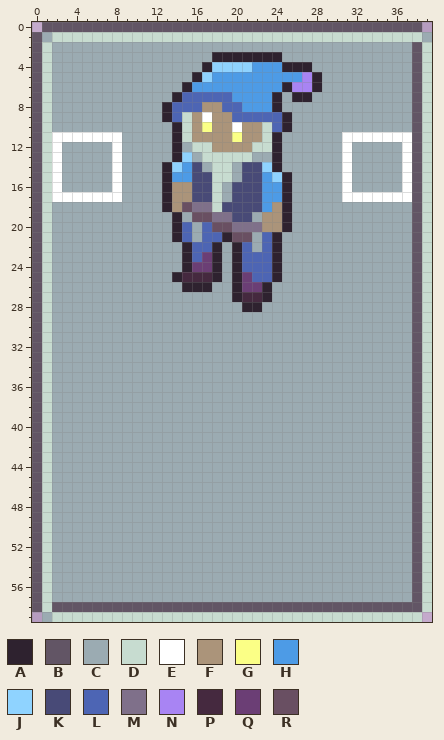
A pixel-art sprite gets an edit: Enamel/Content/CharacterSheet.png. That is the earlier state.
The file is 40x60 pixels.
Palette (. is transparent): A #2e222f  B #625565  C #9babb2  D #c7dcd0  E #ffffff  F #ab947a  G #fbff86  H #4d9be6  J #8fd3ff  K #484a77  L #4d65b4  M #7f708a  N #a884f3  P #45293f  Q #6b3e75  R #694f62
Pixels before, first column x 0:
 0 .BBBBBBBBBBBBBBBBBBBBBBBBBBBBBBBBBBBBBB.
 1 BCDDDDDDDDDDDDDDDDDDDDDDDDDDDDDDDDDDDDDC
 2 BDCCCCCCCCCCCCCCCCCCCCCCCCCCCCCCCCCCCCBD
 3 BDCCCCCCCCCCCCCCCCAAAAAAACCCCCCCCCCCCCBD
 4 BDCCCCCCCCCCCCCCCAJJJJHHHAAACCCCCCCCCCBD
 5 BDCCCCCCCCCCCCCCAJHHHHHHHHHNACCCCCCCCCBD
 6 BDCCCCCCCCCCCCCAHHHHHHHHHANNACCCCCCCCCBD
 7 BDCCCCCCCCCCCCALLLLLHHHHACAACCCCCCCCCCBD
 8 BDCCCCCCCCCCCALLLFFLLHHHACCCCCCCCCCCCCBD
 9 BDCCCCCCCCCCCALDFEFFLLLLLACCCCCCCCCCCCBD
10 BDCCCCCCCCCCCCADFGFFEFFDLACCCCCCCCCCCCBD
11 BDEEEEEEECCCCCADFFFFGFFDACCCCCCEEEEEEEBD
12 BDECCCCCECCCCCACDDFFFFDDACCCCCCECCCCCEBD
13 BDECCCCCECCCCCAJCDDDDDCCACCCCCCECCCCCEBD
14 BDECCCCCECCCCAJHKCDDCKKJACCCCCCECCCCCEBD
15 BDECCCCCECCCCAHHKKDDCKKHJACCCCCECCCCCEBD
16 BDECCCCCECCCCAFFKKDCKKKHHACCCCCECCCCCEBD
17 BDEEEEEEECCCCAFFKKDCKKKHHACCCCCEEEEEEEBD
18 BDCCCCCCCCCCCAFRMMDKKKKHFACCCCCCCCCCCCBD
19 BDCCCCCCCCCCCCACRRMMKKCFFACCCCCCCCCCCCBD
20 BDCCCCCCCCCCCCALCLRRMMMFFACCCCCCCCCCCCBD
21 BDCCCCCCCCCCCCALCLLARRCLACCCCCCCCCCCCCBD
22 BDCCCCCCCCCCCCCALLACALCLACCCCCCCCCCCCCBD
23 BDCCCCCCCCCCCCCALQACALLLACCCCCCCCCCCCCBD
24 BDCCCCCCCCCCCCCAQQACALLLACCCCCCCCCCCCCBD
25 BDCCCCCCCCCCCCAPPPACAQLLACCCCCCCCCCCCCBD
26 BDCCCCCCCCCCCCCAAACCAQQACCCCCCCCCCCCCCBD
27 BDCCCCCCCCCCCCCCCCCCAPPACCCCCCCCCCCCCCBD
28 BDCCCCCCCCCCCCCCCCCCCAACCCCCCCCCCCCCCCBD
29 BDCCCCCCCCCCCCCCCCCCCCCCCCCCCCCCCCCCCCBD
30 BDCCCCCCCCCCCCCCCCCCCCCCCCCCCCCCCCCCCCBD
31 BDCCCCCCCCCCCCCCCCCCCCCCCCCCCCCCCCCCCCBD
32 BDCCCCCCCCCCCCCCCCCCCCCCCCCCCCCCCCCCCCBD
33 BDCCCCCCCCCCCCCCCCCCCCCCCCCCCCCCCCCCCCBD
34 BDCCCCCCCCCCCCCCCCCCCCCCCCCCCCCCCCCCCCBD
35 BDCCCCCCCCCCCCCCCCCCCCCCCCCCCCCCCCCCCCBD
36 BDCCCCCCCCCCCCCCCCCCCCCCCCCCCCCCCCCCCCBD
37 BDCCCCCCCCCCCCCCCCCCCCCCCCCCCCCCCCCCCCBD
38 BDCCCCCCCCCCCCCCCCCCCCCCCCCCCCCCCCCCCCBD
39 BDCCCCCCCCCCCCCCCCCCCCCCCCCCCCCCCCCCCCBD
40 BDCCCCCCCCCCCCCCCCCCCCCCCCCCCCCCCCCCCCBD
41 BDCCCCCCCCCCCCCCCCCCCCCCCCCCCCCCCCCCCCBD
42 BDCCCCCCCCCCCCCCCCCCCCCCCCCCCCCCCCCCCCBD
43 BDCCCCCCCCCCCCCCCCCCCCCCCCCCCCCCCCCCCCBD
44 BDCCCCCCCCCCCCCCCCCCCCCCCCCCCCCCCCCCCCBD
45 BDCCCCCCCCCCCCCCCCCCCCCCCCCCCCCCCCCCCCBD
46 BDCCCCCCCCCCCCCCCCCCCCCCCCCCCCCCCCCCCCBD
47 BDCCCCCCCCCCCCCCCCCCCCCCCCCCCCCCCCCCCCBD
48 BDCCCCCCCCCCCCCCCCCCCCCCCCCCCCCCCCCCCCBD
49 BDCCCCCCCCCCCCCCCCCCCCCCCCCCCCCCCCCCCCBD
50 BDCCCCCCCCCCCCCCCCCCCCCCCCCCCCCCCCCCCCBD
51 BDCCCCCCCCCCCCCCCCCCCCCCCCCCCCCCCCCCCCBD
52 BDCCCCCCCCCCCCCCCCCCCCCCCCCCCCCCCCCCCCBD
53 BDCCCCCCCCCCCCCCCCCCCCCCCCCCCCCCCCCCCCBD
54 BDCCCCCCCCCCCCCCCCCCCCCCCCCCCCCCCCCCCCBD
55 BDCCCCCCCCCCCCCCCCCCCCCCCCCCCCCCCCCCCCBD
56 BDCCCCCCCCCCCCCCCCCCCCCCCCCCCCCCCCCCCCBD
57 BDCCCCCCCCCCCCCCCCCCCCCCCCCCCCCCCCCCCCBD
58 BDBBBBBBBBBBBBBBBBBBBBBBBBBBBBBBBBBBBBBD
59 .CDDDDDDDDDDDDDDDDDDDDDDDDDDDDDDDDDDDDD.
Now the later version:
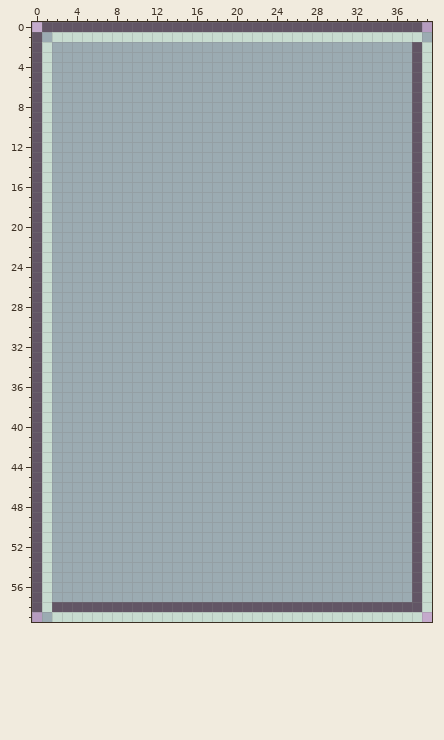
Diff:
y 3: x 18..24 AAAAAAA -> CCCCCCC
y 4: x 17..27 AJJJJHHHAAA -> CCCCCCCCCCC
y 5: x 16..28 AJHHHHHHHHHNA -> CCCCCCCCCCCCC
y 6: x 15..28 AHHHHHHHHHANNA -> CCCCCCCCCCCCCC
y 7: x 14..24 ALLLLLHHHHA -> CCCCCCCCCCC; x 26..27 AA -> CC
y 8: x 13..24 ALLLFFLLHHHA -> CCCCCCCCCCCC
y 9: x 13..25 ALDFEFFLLLLLA -> CCCCCCCCCCCCC
y 10: x 14..25 ADFGFFEFFDLA -> CCCCCCCCCCCC
y 11: x 2..8 EEEEEEE -> CCCCCCC; x 14..24 ADFFFFGFFDA -> CCCCCCCCCCC; x 31..37 EEEEEEE -> CCCCCCC
y 12: x 2 E -> C; x 8 E -> C; x 14 A -> C; x 16..24 DDFFFFDDA -> CCCCCCCCC; x 31 E -> C; x 37 E -> C
y 13: x 2 E -> C; x 8 E -> C; x 14..15 AJ -> CC; x 17..21 DDDDD -> CCCCC; x 24 A -> C; x 31 E -> C; x 37 E -> C
y 14: x 2 E -> C; x 8 E -> C; x 13..16 AJHK -> CCCC; x 18..19 DD -> CC; x 21..24 KKJA -> CCCC; x 31 E -> C; x 37 E -> C
y 15: x 2 E -> C; x 8 E -> C; x 13..19 AHHKKDD -> CCCCCCC; x 21..25 KKHJA -> CCCCC; x 31 E -> C; x 37 E -> C
y 16: x 2 E -> C; x 8 E -> C; x 13..18 AFFKKD -> CCCCCC; x 20..25 KKKHHA -> CCCCCC; x 31 E -> C; x 37 E -> C
y 17: x 2..8 EEEEEEE -> CCCCCCC; x 13..18 AFFKKD -> CCCCCC; x 20..25 KKKHHA -> CCCCCC; x 31..37 EEEEEEE -> CCCCCCC
y 18: x 13..25 AFRMMDKKKKHFA -> CCCCCCCCCCCCC
y 19: x 14 A -> C; x 16..21 RRMMKK -> CCCCCC; x 23..25 FFA -> CCC
y 20: x 14..15 AL -> CC; x 17..25 LRRMMMFFA -> CCCCCCCCC
y 21: x 14..15 AL -> CC; x 17..21 LLARR -> CCCCC; x 23..24 LA -> CC
y 22: x 15..18 ALLA -> CCCC; x 20..21 AL -> CC; x 23..24 LA -> CC
y 23: x 15..18 ALQA -> CCCC; x 20..24 ALLLA -> CCCCC
y 24: x 15..18 AQQA -> CCCC; x 20..24 ALLLA -> CCCCC
y 25: x 14..18 APPPA -> CCCCC; x 20..24 AQLLA -> CCCCC
y 26: x 15..17 AAA -> CCC; x 20..23 AQQA -> CCCC
y 27: x 20..23 APPA -> CCCC
y 28: x 21..22 AA -> CC
Boxes around the changes in both pictures, in picture pixels (x1, y1, x2, y2):
changed: (162, 52, 412, 312)
changed: (52, 132, 122, 202)
